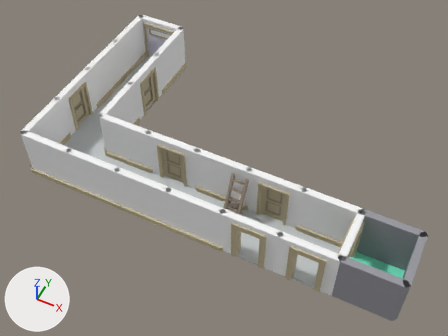
Renders of the FBX model Assets/Models/Remastered Models/Level_0_2-Alt.fbx from each side of a commit.
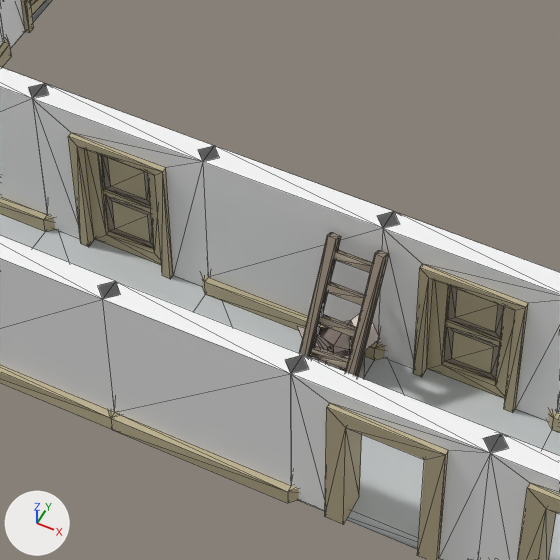
The first picture shows the older version from a 50 mm camera at (0.52, -11.93, 17.77) aimed at (-6.47, 2.04, 0.31). The close-ups show both versions on the part from 31% to 67% of the width and 32% to 80% of the height of that picture; other places that the commit changed are outside them. The lights are fixed; the arrows at lower left show +X, +Y and +Z. The close-ups show mesh edges as thin lines. Where no turn or scale is listed for an object, it has been applied to the vertices. Vertices at the same position are counted once.

The first close-up shows 'mergedBlocks'.
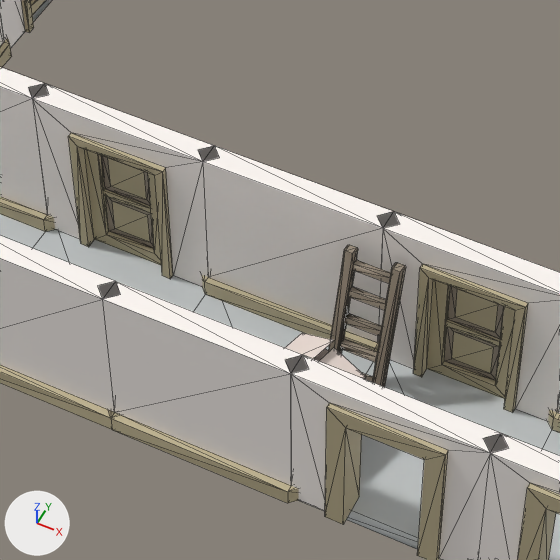
The edits, one by one:
me_mesh is used by ob_mergedblocks; location (0.0, 0.0, 0.0).
me_mesh had 910 vertices, 1944 faces and spanned x -13.21..1.13, y -1.21..7.21, z -0.2..2.0.
me_mesh now has 890 vertices, 1914 faces and spans x -13.21..1.13, y -1.21..7.21, z -0.2..2.0.
me_mesh part 1: the loose piece of 72 vertices spanning x -5.52..-4.88, y -0.25..0.8, z -0.01..1.81 is multiplied about its middle by the matrix ((1.0, 0.0, 0.0), (0.0, 0.937, -0.236), (0.0, 0.251, 0.88)), then moved by (0.2, 0.21, -0.08).
me_mesh part 2: a new loose piece of 20 vertices spanning x -5.72..-4.71, y -0.74..0.17, z 0.02..1.09.
me_mesh part 3: the loose piece of 20 vertices spanning x -5.7..-4.87, y 0.09..0.91, z 0.02..0.64 is deleted.

Changed parts and their boxes (x1, y1, x2, y2) in the close-ups (560 x 560 px; the box of a moved part takes in the faces that stretch with it):
part 1 of me_mesh, moved or reshaped
    before: (299, 233, 389, 376)
    after: (328, 245, 406, 387)
part 2 of me_mesh, added
    after: (285, 333, 366, 380)
part 3 of me_mesh, deleted
    before: (297, 313, 379, 379)
